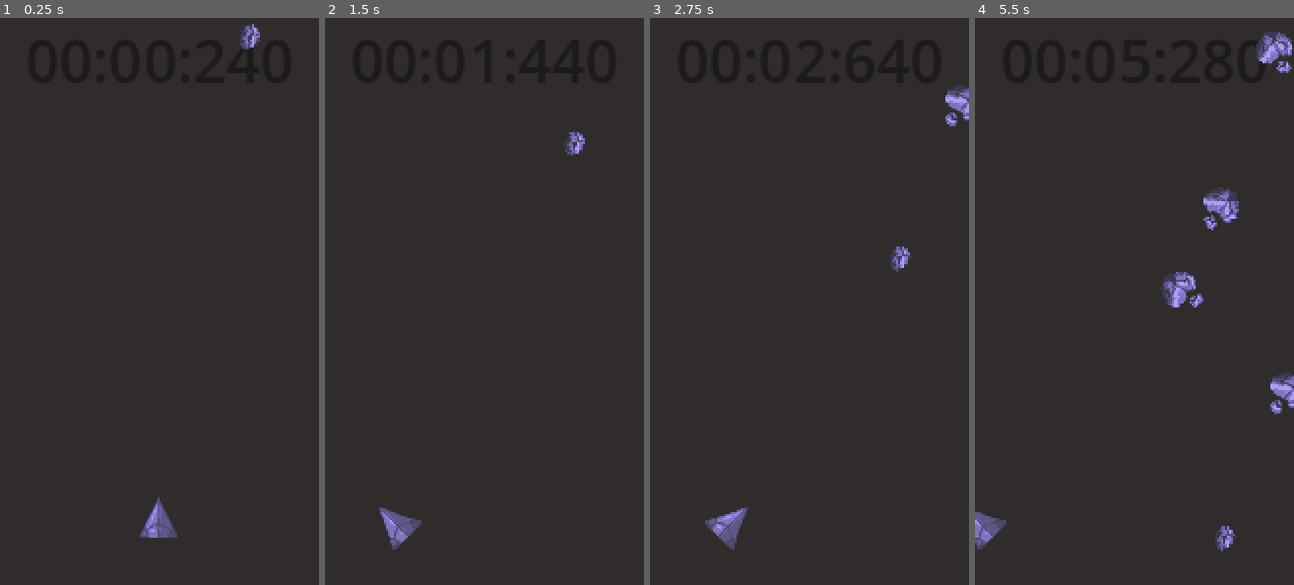
Above: before the commit, frames 1-4 (left to right).
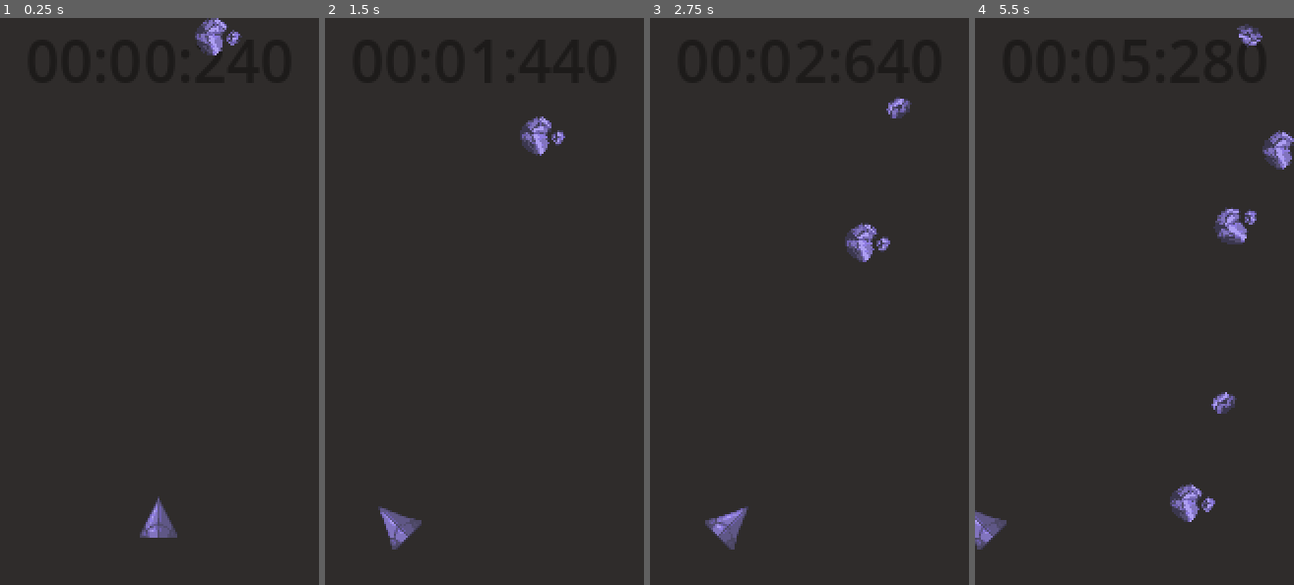
Above: after the commit, the same moments.

Repository: Dokkae6949/MidAir
Game: Godot game, scene res://scenes/main.tscn
Same seed, same stepped clock (60 frames per second), same inputs: the game is played once before the commit and once after it.
Inputs:
- Up to frame 1 (0.25 s): no input
- Up to frame 2 (1.5 s): hold D (player_move_right) 0.53-1.28 s; tap Space at 0.77 s; hold A (player_move_left) from 1.28 s (still down)
- Up to frame 3 (2.75 s): tap Space at 1.52 s; release A (player_move_left) at 2.03 s; hold D (player_move_right) from 2.03 s (still down)
- Up to frame 4 (5.5 s): tap Space at 3.02, 3.77, 4.52 s; release D (player_move_right) at 3.53 s; hold A (player_move_left) from 3.53 s (still down)

The runs differ from the first frame. In frame 1, 0.8% of the frame differs, in the area x 61-82%, y 0-7%; in frame 2, 0.8%; in frame 3, 1.4%; in frame 4, 4.2%, in the area x 58-100%, y 1-95%.

Commit message:
Add working slow motion power up

Diff:
--- a/scenes/main.tscn
+++ b/scenes/main.tscn
@@ -6,6 +6,7 @@
 [ext_resource type="Script" path="res://scripts/MeteorManager.gd" id="2_exwdh"]
 [ext_resource type="Texture2D" uid="uid://b4u05jkn2wcbk" path="res://assets/background.png" id="2_hwh8e"]
 [ext_resource type="PackedScene" uid="uid://cigkullf3ruke" path="res://scenes/meteors/meteor_small.tscn" id="4_ofb3g"]
+[ext_resource type="PackedScene" uid="uid://cdwfonye81efr" path="res://scenes/powerups/powerup_star.tscn" id="7_jf6m3"]
 
 [node name="Main" type="Node2D"]
 script = ExtResource("1_5h3oh")
@@ -68,4 +69,9 @@
 [node name="MeteorManager" type="Node2D" parent="."]
 script = ExtResource("2_exwdh")
 meteors = Array[PackedScene]([ExtResource("2_1jdno"), ExtResource("4_ofb3g")])
+power_ups = Array[PackedScene]([ExtResource("7_jf6m3")])
 movement_speed_increase = 2.5
+
+[node name="PowerUpStarTimer" type="Timer" parent="."]
+wait_time = 5.0
+one_shot = true
--- a/scenes/meteors/meteor_large.tscn
+++ b/scenes/meteors/meteor_large.tscn
@@ -4,7 +4,7 @@
 
 [sub_resource type="CircleShape2D" id="CircleShape2D_rcw44"]
 
-[node name="MeteorLarge" type="Area2D"]
+[node name="MeteorLarge" type="Area2D" groups=["obstacle"]]
 
 [node name="MeteorLarge" type="Sprite2D" parent="."]
 texture = ExtResource("1_hmr1k")
--- a/scenes/meteors/meteor_small.tscn
+++ b/scenes/meteors/meteor_small.tscn
@@ -5,7 +5,7 @@
 [sub_resource type="CircleShape2D" id="CircleShape2D_rcw44"]
 radius = 5.5
 
-[node name="MeteorSmall" type="Area2D"]
+[node name="MeteorSmall" type="Area2D" groups=["obstacle"]]
 
 [node name="MeteorSmall" type="Sprite2D" parent="."]
 position = Vector2(2, 0)
--- a/scenes/powerups/powerup_star.tscn
+++ b/scenes/powerups/powerup_star.tscn
@@ -5,7 +5,7 @@
 [sub_resource type="CircleShape2D" id="CircleShape2D_rcw44"]
 radius = 14.5
 
-[node name="PowerupStar" type="Area2D"]
+[node name="PowerupStar" type="Area2D" groups=["powerup_star"]]
 
 [node name="Star" type="Sprite2D" parent="."]
 texture = ExtResource("1_7yo8h")
--- a/scripts/MeteorManager.gd
+++ b/scripts/MeteorManager.gd
@@ -7,6 +7,7 @@
 @export var enabled: bool = true
 @export_group("Spawning")
 @export var meteors: Array[PackedScene]
+@export var power_ups: Array[PackedScene]
 @export var spawn_distance_min: float = 1800.0
 @export var spawn_distance_max: float = 5000.0
 @export_group("Movement")
@@ -17,16 +18,23 @@
 @export var movement_speed_increase: float = 5.0
 @export var movement_direction: Vector2 = Vector2.DOWN
 
+@onready var power_up_star_timer: Timer = $"../PowerUpStarTimer"
+
 var _spawn_distance: float = 0.0
+var _target_time_scale: float = 1.0
 
 
 func _ready() -> void:
 	GameManager.player_hit.connect(_on_player_hit)
 	GameManager.game_over.connect(_on_game_over)
 
+	power_up_star_timer.timeout.connect(_on_powerup_star_timeout)
+
 
 func _process(delta: float) -> void:
 	if !enabled: return
+
+	GameManager.time_scale = lerpf(GameManager.time_scale, _target_time_scale, delta * 5.0)
 
 	if _spawn_distance <= 0.0:
 		_spawn_distance = randf_range(spawn_distance_min, spawn_distance_max)
@@ -34,8 +42,12 @@
 		if meteors.size() == 0:
 			return
 
-		var meteor_scene = meteors.pick_random()
-		var meteor: CollisionObject2D = meteor_scene.instantiate()
+		var scene: PackedScene
+		if randf() > 0.98:
+			scene = power_ups.pick_random()
+		else:
+			scene = meteors.pick_random()
+		var meteor: CollisionObject2D = scene.instantiate()
 		add_child(meteor)
 		meteor.position = Vector2(randf_range(0, get_viewport_rect().size.x), 0)
 		meteor.rotation_degrees = randf_range(-180, 180)
@@ -56,7 +68,14 @@
 
 
 func _on_player_hit(player: Player, other: Node2D) -> void:
-	pass
+	if other.is_in_group("powerup_star"):
+		other.queue_free()
+		_target_time_scale = 0.5
+		power_up_star_timer.start()
+
 
 func _on_game_over() -> void:
 	enabled = false
+
+func _on_powerup_star_timeout() -> void:
+	_target_time_scale = 1.0
--- a/scripts/main.gd
+++ b/scripts/main.gd
@@ -42,6 +42,8 @@
 
 
 func _on_player_hit(player: Player, other: Node2D) -> void:
+	if !other.is_in_group("obstacle"): return
+
 	_game_over = true
 	game_over.show()
 	game_over_background.show()
Not shown: 1 places in scenes/main.tscn that only renumber resources
